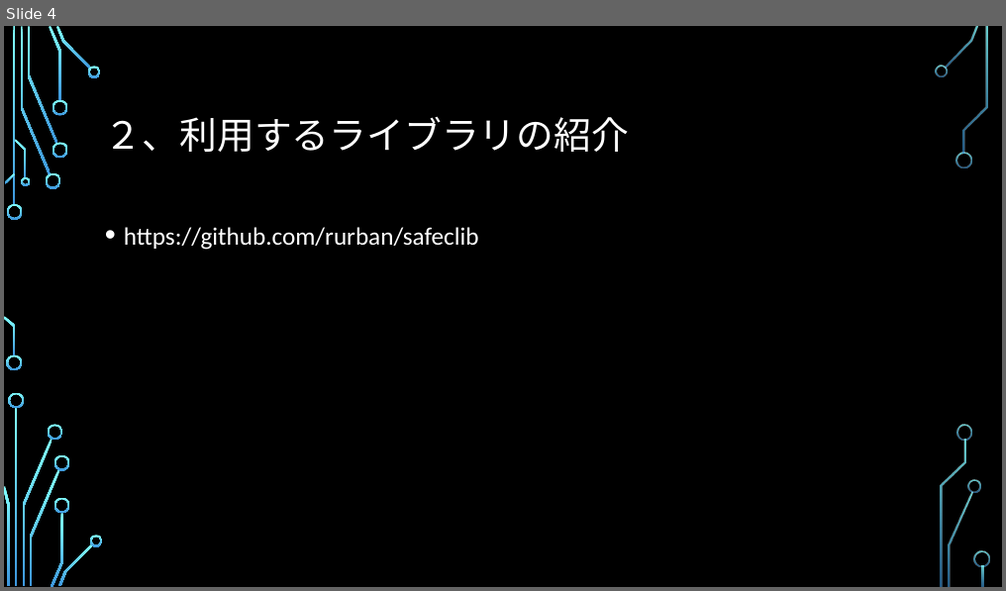
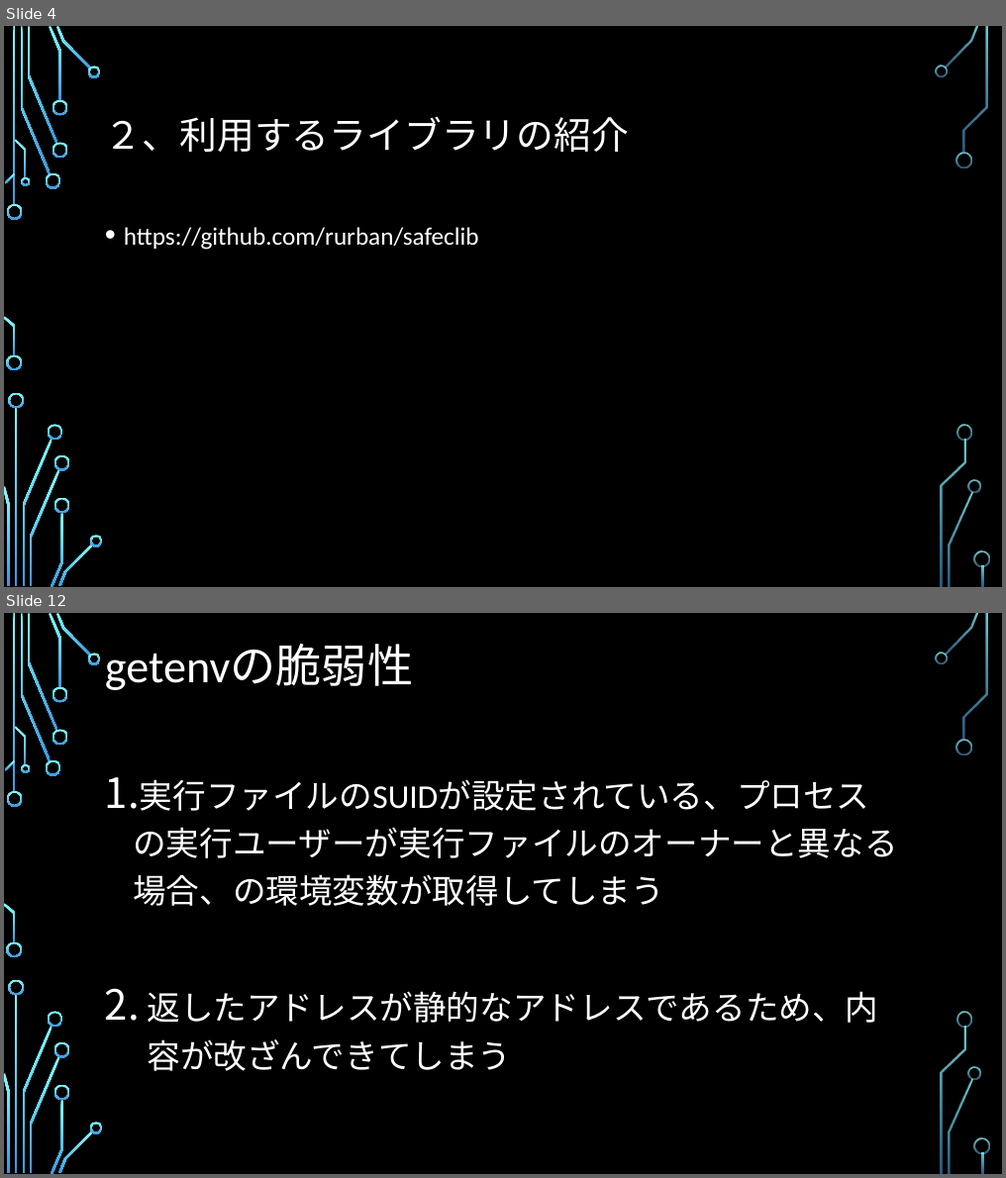
Before and after one commit to a1852rw/aiit_004_SecurePrograming, a slide deck: 003_documents/グループ２発表資料.pptx. Shown one above the other, each under a label of ours: slide 4 before the commit, slides 4 and 12 after it; the slides between them are not shown. The pictures are 1006x591 and 1006x1178 pixels, drawn with LibreOffice and Linux fonts; fonts in the diff are those of the drawing; background and template pictures are left out. Boxes give left, top, right and bottom in pixels: in the first picture for what was removed or moved away, otherwise in the second. Text is boxed around its words. In the diff, an @@ line names an element or a change of style, - is before the commit and + after.

```diff
--- a/003_documents/グループ２発表資料.pptx
+++ b/003_documents/グループ２発表資料.pptx
@@ slide 12 added at (x1=4, y1=613, x2=1002, y2=1174), background picture (left out); not listed: 36 template elements that a slide beside it also shows @@
@@ text added at (x1=105, y1=645, x2=897, y2=1071), 32 pt, text #FFFFFF @@
+getenvの脆弱性
+1. 実行ファイルのSUIDが設定されている、プロセスの実行ユーザーが実行ファイルのオーナーと異なる場合、の環境変数が取得してしまう
+2. 返したアドレスが静的なアドレスであるため、内容が改ざんできてしまう
```
Also in this commit, not shown: 2 slides changed, 14 other slides added, 3 slides removed, 1 other file.
